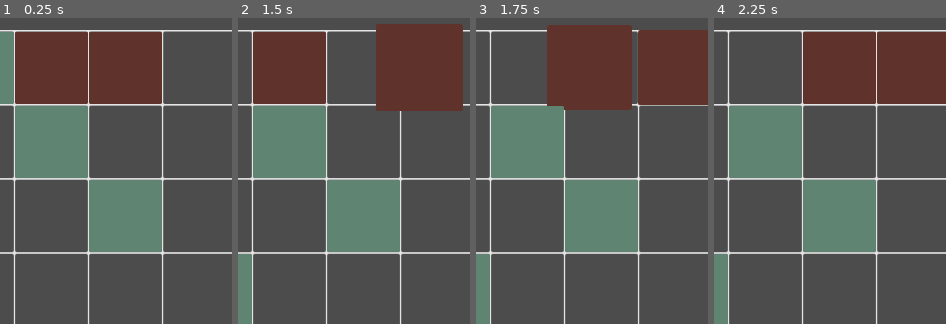
Above: before the commit, frames 1-4 (left to right).
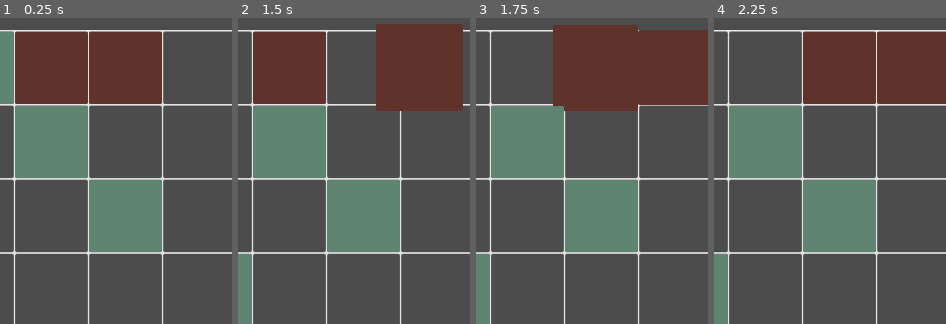
Above: after the commit, the same moments.

Repository: ax9880/genso-battle
Game: Godot game, scene res://Main.tscn
The game is run twice, just before and just after one commit, with the same random seed, the same clock (stepped at 60 frames per second) and the same inputs.
Inputs (mouse positions are % of the whole screen's width and height, from its top left):
- Up to frame 1 (0.25 s): no input
- Up to frame 2 (1.5 s): tap Enter at 0.5 s; drag from (11, 8) to (11, 44) at 0.52 s; drag from (43, 32) to (11, 8) at 1.27 s
- Up to frame 3 (1.75 s): no input
- Up to frame 4 (2.25 s): move the mouse to (27, 20) at 2.02 s; click (27, 20) at 2.17 s
The pictures show only the part of the screen within x 16-66%, y 0-50%; the shares and areas given below are measured in that part.

Frames 1-2 are identical in both runs. In frame 3, 1.5% of the frame differs, in the area x 30-70%, y 2-31%; in frame 4, nothing differs.

Commit message:
Added new swapping state, and enemy units don't start moving until they are finished swapping so that they don't start moving from the wrong cell

Diff:
--- a/Enemy.gd
+++ b/Enemy.gd
@@ -11,6 +11,7 @@
 var path := []
 
 
+
 func act(grid: Grid) -> void:
 	if turn_counter > 0:
 		turn_counter -= 1
@@ -19,7 +20,7 @@
 		turn_counter = turn_counter_max_value
 
 		# Build graph
-		var navigation_graph: Dictionary = grid.build_navigation_graph(self.position, faction)
+		var navigation_graph: Dictionary = grid.build_navigation_graph(position, faction)
 
 		# Evaluate positions (requires having the whole graph)
 		var i = 0
@@ -40,12 +41,19 @@
 			# Move or perform skill (in any order)
 			_start_moving()
 		else:
-			emit_signal("action_done")
+			emit_signal("action_done", self)
 	else:
-		emit_signal("action_done")
+		emit_signal("action_done", self)
 
 
 func _start_moving() -> void:
+	if current_state == STATE.SWAPPING:
+		# Wait for tween to end before you start moving (see signal callback)
+		# Otherwise you might start moving from the wrong cell, because the active
+		# cell is determined from the position of the unit (this is a problem of
+		# the unit not having a reference to its cell)
+		return
+
 	emit_signal("started_moving", self)
 
 	self.current_state = STATE.PICKED_UP
@@ -72,10 +80,17 @@
 	else:
 		self.current_state = STATE.IDLE
 
-		emit_signal("action_done")
+		emit_signal("action_done", self)
 
 
 func _on_Tween_tween_completed(_object: Object, key: String) -> void:
-	if current_state == STATE.PICKED_UP:
-		if key == ":position":
-			_move()
+	match(current_state):
+		STATE.PICKED_UP:
+			if key == ":position":
+				_move()
+		STATE.SWAPPING:
+			if key == ":position":
+				self.current_state = STATE.IDLE
+
+				if !path.empty():
+					_start_moving()
--- a/Enemy.tscn
+++ b/Enemy.tscn
@@ -8,10 +8,10 @@
 script = ExtResource( 2 )
 turn_counter = 1
 
-[node name="Sprite" parent="." index="0"]
+[node name="Sprite" parent="." index="1"]
 modulate = Color( 1, 0.384314, 0.384314, 1 )
 
-[node name="SelectionArea2D" parent="." index="3"]
+[node name="SelectionArea2D" parent="." index="4"]
 visible = false
 monitorable = false
 
--- a/Grid.gd
+++ b/Grid.gd
@@ -20,7 +20,7 @@
 var active_unit_current_cell: CellArea2D = null
 var active_unit_last_valid_cell: CellArea2D = null
 
-# String (node name): CellArea2D
+# Dictionary<CellArea2D, bool>
 var active_unit_entered_cells := {}
 
 var grid := []
@@ -123,6 +123,8 @@
 
 	for unit in $Units.get_children():
 		unit.disable_selection_area()
+
+	enemy_queue.clear()
 
 	# enemy turn starts right away, there's no animation
 	# enqueue enemies
@@ -145,7 +147,7 @@
 
 
 func _on_CellArea2D_area_entered(_area: Area2D, cell: CellArea2D) -> void:
-	active_unit_entered_cells[cell.name] = cell
+	active_unit_entered_cells[cell] = cell
 
 	cell.modulate = Color.red
 
@@ -157,12 +159,12 @@
 func _on_CellArea2D_area_exited(area: Area2D, cell: CellArea2D) -> void:
 	cell.modulate = Color.white
 
-	var active_unit = area.get_unit()
-
-	if active_unit.is_snapping():
+	var active_unit: Unit = area.get_unit()
+
+	if not active_unit.is_picked_up():
 		return
 
-	var _is_present: bool = active_unit_entered_cells.erase(cell.name)
+	var _is_present: bool = active_unit_entered_cells.erase(cell)
 
 	var selected_cell: CellArea2D = _find_closest_cell(active_unit.position)
 
@@ -179,7 +181,7 @@
 
 		if selected_cell.coordinates.distance_to(active_unit_last_valid_cell.coordinates) > 1.9:
 			active_unit_last_valid_cell.modulate = Color.red
-			print("Warning! Jumped more than 1 tile")
+			printerr("Warning! Jumped more than 1 tile")
 
 		_swap_units(active_unit, selected_cell.unit, active_unit_current_cell, active_unit_last_valid_cell)
 
@@ -203,6 +205,16 @@
 	active_unit_last_valid_cell = active_unit_current_cell
 	has_active_unit_exited_cell = false
 
+	assert(active_unit_current_cell.unit == unit, "Unit %s is not in cell %s" % [unit.name, active_unit_current_cell.coordinates])
+
+	active_unit_entered_cells.clear()
+
+
+func _clear_active_cells() -> void:
+	active_unit_current_cell = null
+	active_unit_last_valid_cell = null
+	has_active_unit_exited_cell = false
+
 	active_unit_entered_cells.clear()
 
 
@@ -220,13 +232,16 @@
 	return selected_cell
 
 
-func _swap_units(active_unit: Node2D, unit_to_swap: Node2D, next_active_cell: CellArea2D, last_valid_cell: CellArea2D) -> void:
+func _swap_units(active_unit: Unit, unit_to_swap: Unit, next_active_cell: CellArea2D, last_valid_cell: CellArea2D) -> void:
 	if active_unit != unit_to_swap:
 		next_active_cell.unit = active_unit
 		last_valid_cell.unit = unit_to_swap
 
 	if unit_to_swap != null and active_unit != unit_to_swap:
 		print("Swapped from %s to %s" % [next_active_cell.coordinates, last_valid_cell.coordinates])
+
+		if active_unit.is_enemy(unit_to_swap.faction):
+			printerr("swapped with an enemy")
 
 		unit_to_swap.move_to_new_cell(last_valid_cell.position)
 
@@ -249,6 +264,8 @@
 
 func _on_Unit_snapped_to_grid(unit: Unit) -> void:
 	if has_active_unit_exited_cell:
+		_clear_active_cells()
+
 		# Adds pincers to pincer queue
 		_find_pincers(unit, unit.faction)
 
@@ -259,7 +276,12 @@
 		_start_player_turn()
 
 
-func _on_Enemy_action_done() -> void:
+func _on_Enemy_action_done(unit: Unit) -> void:
+	_clear_active_cells()
+
+	if _get_cell_from_position(unit.position).unit != unit:
+		print("ya done goofed")
+
 	_update_enemy()
 
 
@@ -540,7 +562,7 @@
 
 		$Attacker.start_attacks(attack_queue)
 	else:
-		print("all pincers done!")
+		print("All pincers done!")
 
 		if current_turn == Turn.PLAYER:
 			_start_enemy_turn()
--- a/Unit.gd
+++ b/Unit.gd
@@ -10,7 +10,9 @@
 	# Picked up, being dragged by the player
 	PICKED_UP = 1,
 
-	SNAPPING_TO_GRID = 2
+	SNAPPING_TO_GRID = 2,
+
+	SWAPPING = 3
 }
 
 const INVALID_FACTION: int = -1
@@ -72,6 +74,8 @@
 
 	tween.start()
 
+	self.current_state = STATE.SWAPPING
+
 
 func enable_swap_area() -> void:
 	Utils.enable_object($SwapArea2D/CollisionShape2D)
@@ -115,8 +119,16 @@
 	tween.start()
 
 
+func is_picked_up() -> bool:
+	return current_state == STATE.PICKED_UP
+
+
 func is_snapping() -> bool:
 	return current_state == STATE.SNAPPING_TO_GRID
+
+
+func is_idle() -> bool:
+	return current_state == STATE.IDLE
 
 
 func _pick_up() -> void:
@@ -153,6 +165,8 @@
 
 			_increase_sprite_size()
 		STATE.SNAPPING_TO_GRID:
+			disable_swap_area()
+		STATE.SWAPPING:
 			disable_swap_area()
 
 
@@ -220,8 +234,12 @@
 
 
 func _on_Tween_tween_completed(_object: Object, key: String):
-	if current_state == STATE.SNAPPING_TO_GRID:
-		if key == ":position":
-			self.current_state = STATE.IDLE
-
-			emit_signal("snapped_to_grid", self)
+	match(current_state):
+		STATE.SNAPPING_TO_GRID:
+			if key == ":position":
+				self.current_state = STATE.IDLE
+
+				emit_signal("snapped_to_grid", self)
+		STATE.SWAPPING:
+			if key == ":position":
+				self.current_state = STATE.IDLE
